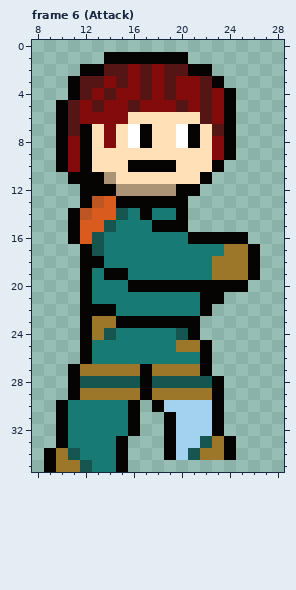
Pixel-art file, stored at Assets/Artwork/Enemies/Melee/Enemy2/Enemy2.aseprite. Above is the file before it was changed.
36x36 pixels, 19 frames. Colours within 5 levels of each other are drawn and written as one. Shown: frame 6 (Attack): x 8..28, y 0..35.
After:
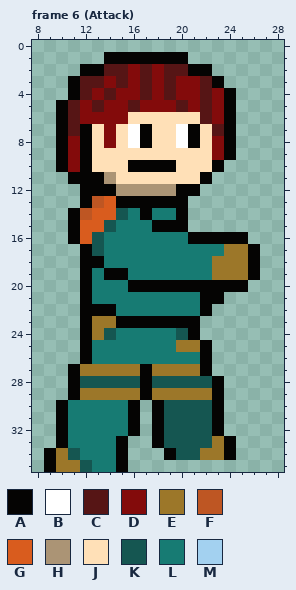
Palette (. is transparent): A #050403  B #ffffff  C #561515  D #830b0b  E #9c7729  F #be5623  G #d95c1e  H #ab9475  J #ffe0b7  K #155651  L #177b73  M #a3d1f0
Commit: Addded enemy animators, 2nd distance enemy
Edits made:
Changed rows in their new state; - is an unchanged pixel.
Frame 6 (Attack):
first column x 18:
30 -KKKK
31 AKKKK
32 AKKKK
33 AKKK-
34 --K--
Where, in picture pixels (left, top, right, bottom), the same in both pictures:
changed: (152, 400, 212, 460)
